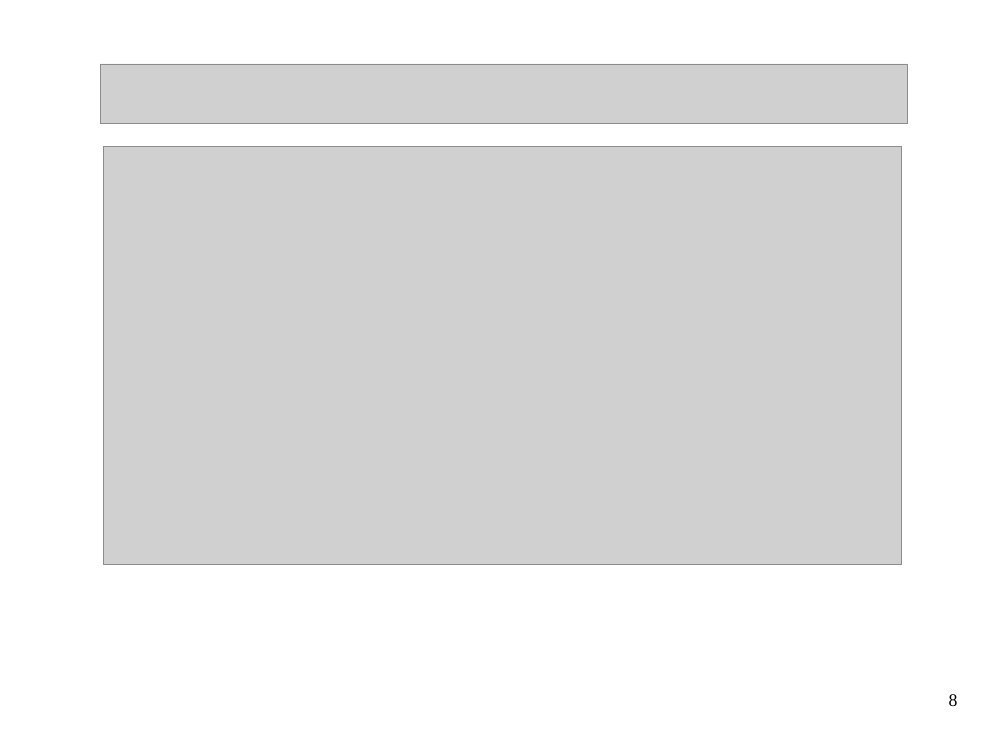
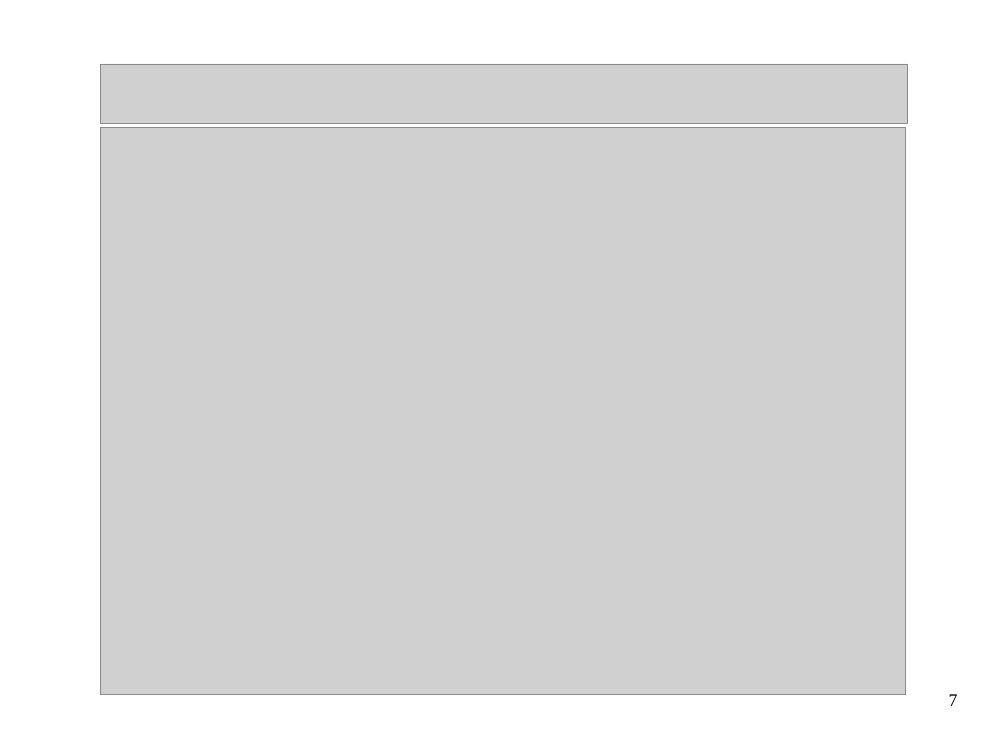
Before and after one commit to amueller/talks_odt, a slide deck: slide 7 of large-scale-non-linear-learning-pygotham-2015.odp (slide 8 before the commit). Drawn at 1008x756 pixels with LibreOffice and Linux fonts; fonts in the diff are those of the drawing; grey boxes stand for pictures. Boxes give left, top, right and bottom in pixels: in the first picture for what was removed or moved away, otherwise in the second. Text is boxed around its words. In the diff, an @@ line names an element or a change of style, - is before the commit and + after.

```diff
--- a/large-scale-non-linear-learning-pygotham-2015.odp
+++ b/large-scale-non-linear-learning-pygotham-2015.odp
@@ picture: place and size @@
-picture at bbox=[104, 146, 903, 564]
+picture at bbox=[101, 127, 906, 695]
@@ page number at bbox=[949, 694, 958, 706]: text changed @@
-8
+7
```
Also in this commit, not shown: 1 slide added, 2 other files.
